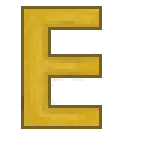
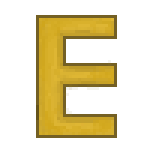
The second 150 × 150 image is a revision of the first. Changes to its layers:
painted on "Слой 4" over [21, 6, 117, 138]
removed layer "Слой 3 копия" over [21, 6, 102, 129]
